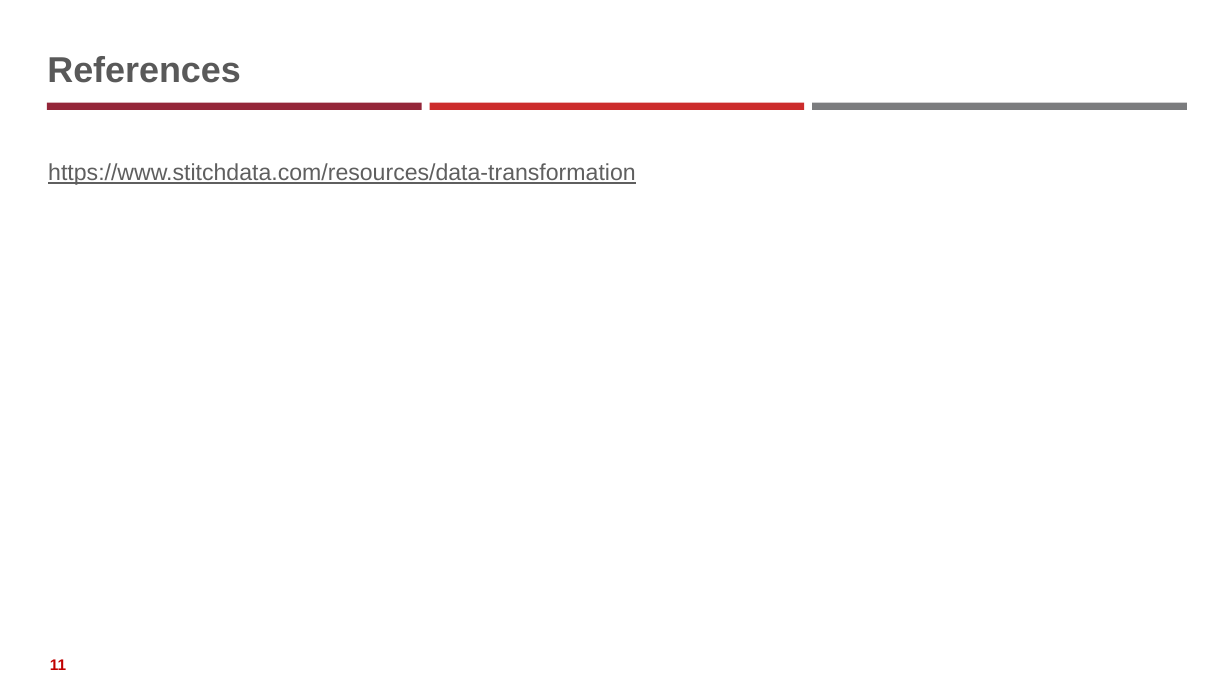
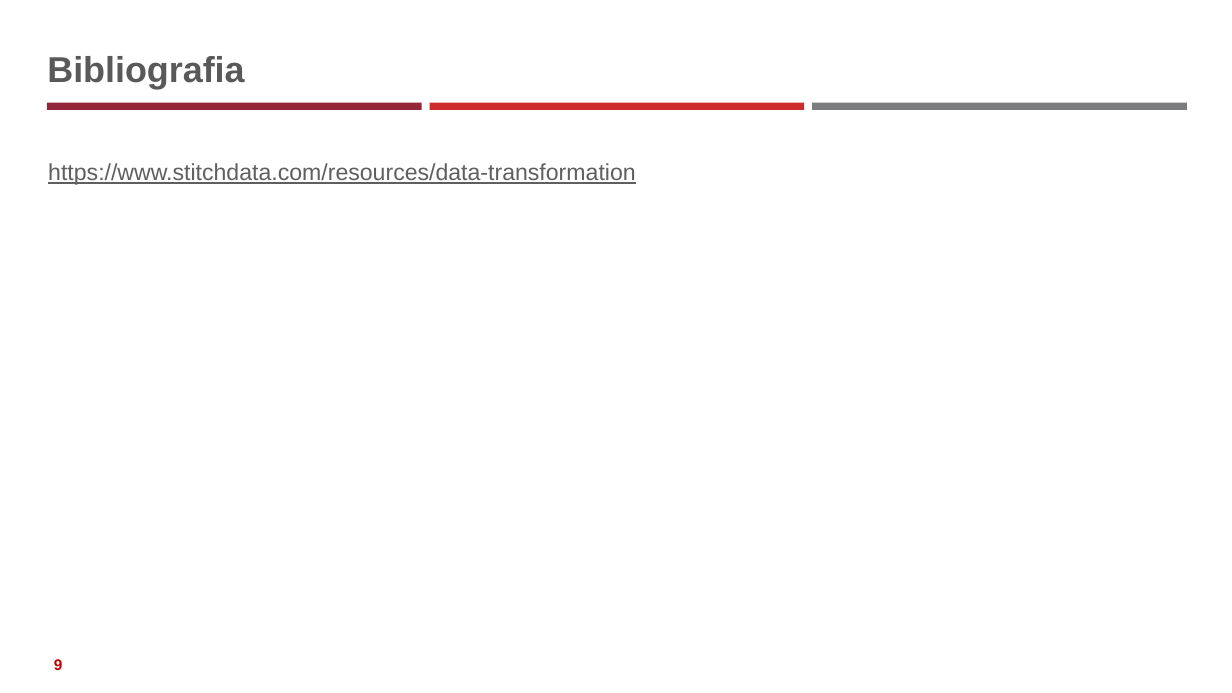
Before and after one commit to neural1977/data_science_interview_material, a slide deck: slide 9 of Data_Science_ita.pptx (slide 11 before the commit). Drawn at 1232x693 pixels with LibreOffice and Linux fonts; fonts in the diff are those of the drawing. Boxes give left, top, right and bottom in pixels: in the first picture for what was removed or moved away, otherwise in the second. Text is boxed around its words. In the diff, an @@ line names an element or a change of style, - is before the commit and + after.

```diff
--- a/Data_Science_ita.pptx
+++ b/Data_Science_ita.pptx
@@ title at bbox=[47, 56, 244, 89]: text changed @@
-References
+Bibliografia
@@ page number at bbox=[54, 659, 63, 670]: text changed @@
-11
+9
```
Also in this commit, not shown: 2 slides removed, 5 other files.
